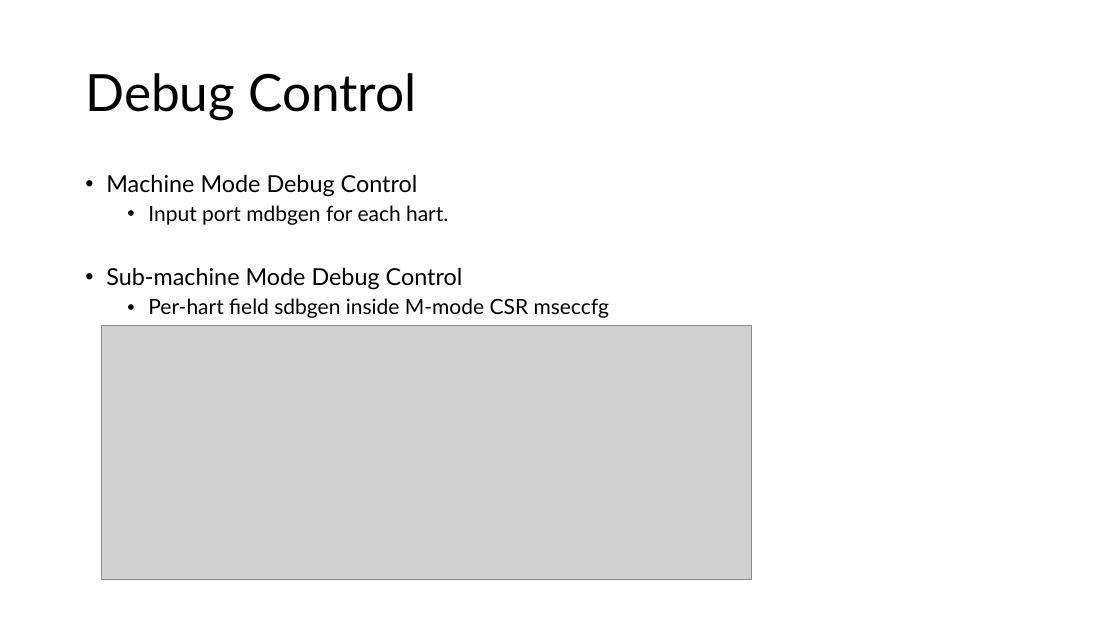
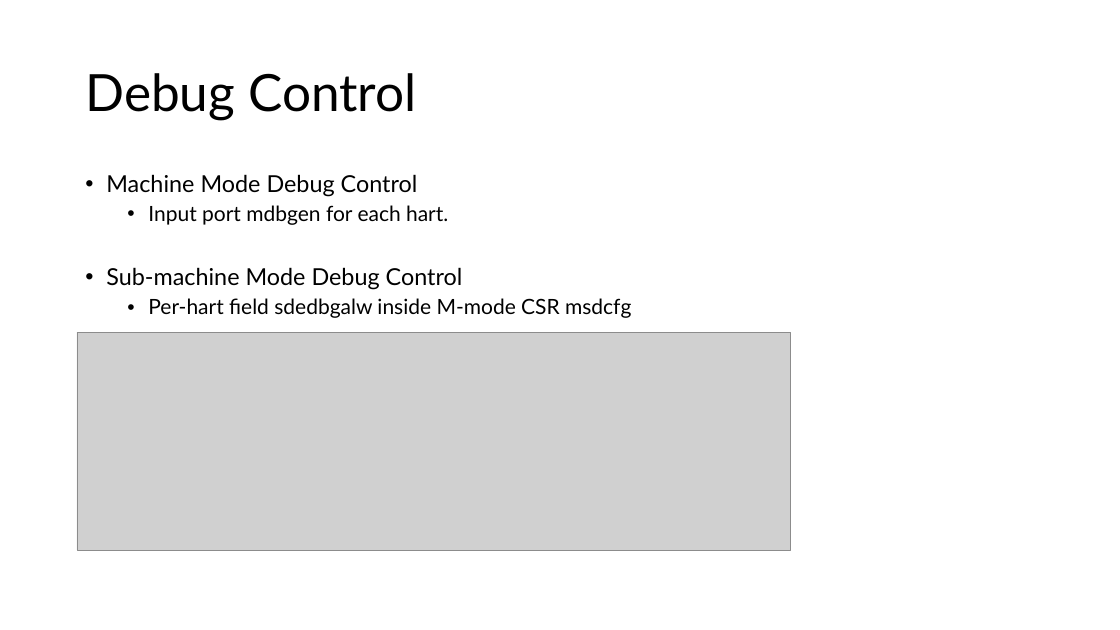
Before and after one commit to riscv-admin/external-debug-security, a slide deck: slide 9 of meetings/External debug security specification review.pptx (slide 4 before the commit). Drawn at 1120x630 pixels with LibreOffice and Linux fonts; fonts in the diff are those of the drawing; grey boxes stand for pictures. Boxes give left, top, right and bottom in pixels: in the first picture for what was removed or moved away, otherwise in the second. Text is boxed around its words. In the diff, an @@ line names an element or a change of style, - is before the commit and + after.

```diff
--- a/meetings/External debug security specification review.pptx
+++ b/meetings/External debug security specification review.pptx
@@ text at box(148, 298, 631, 318): text changed @@
-  • Per-hart field sdbgen inside M-mode CSR mseccfg
+  • Per-hart field sdedbgalw inside M-mode CSR msdcfg
@@ picture: place and size @@
-picture at box(101, 326, 751, 580)
+picture at box(77, 332, 791, 549)
```
Also in this commit, not shown: 5 other slides changed, 6 slides added, 2 slides removed.
